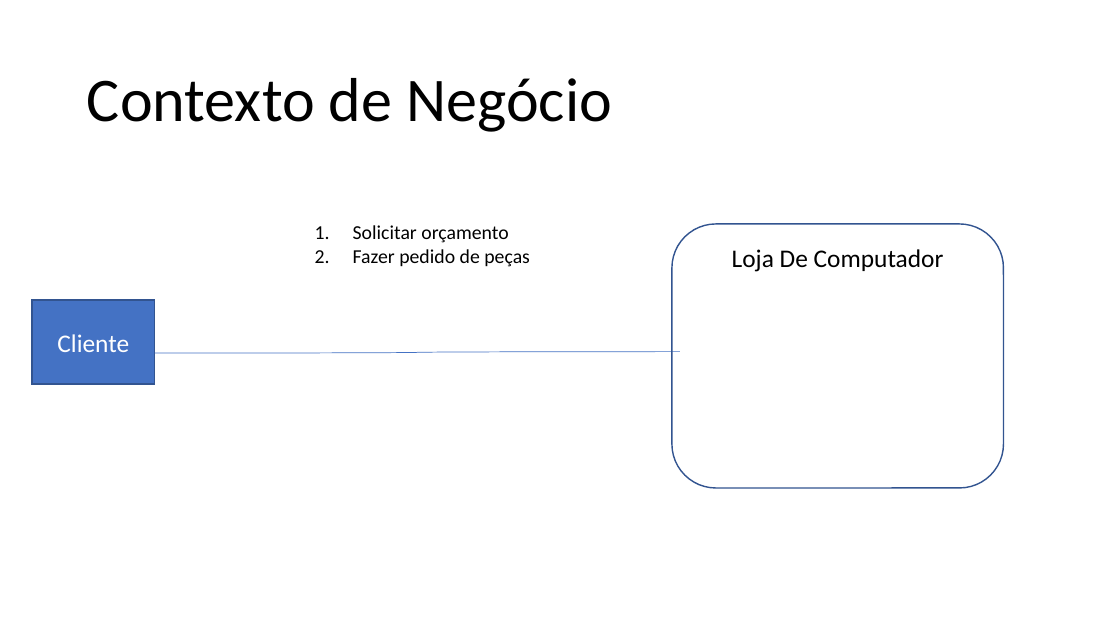
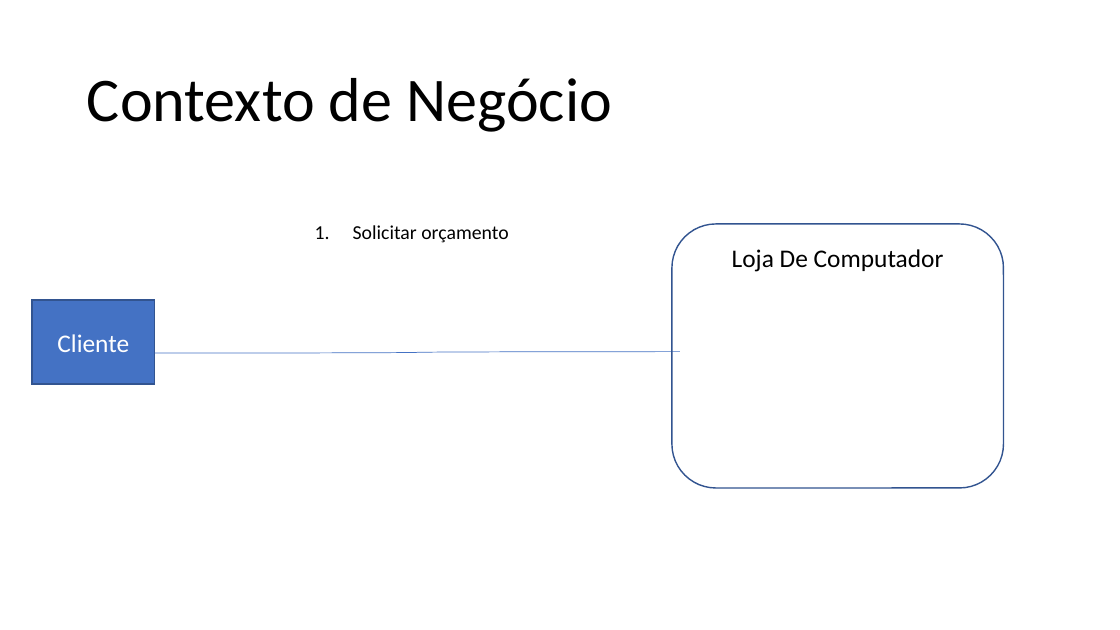
Before and after one commit to lmoraesImpacta/OPE, a slide deck: slide 1 of Artefatos/15-ArquiteturaDeNegocioParaCadaCenario.pptx. Drawn at 1120x630 pixels with LibreOffice and Linux fonts; fonts in the diff are those of the drawing. Boxes give left, top, right and bottom in pixels: in the first picture for what was removed or moved away, otherwise in the second. Text is boxed around its words. In the diff, an @@ line names an element or a change of style, - is before the commit and + after.

```diff
--- a/Artefatos/15-ArquiteturaDeNegocioParaCadaCenario.pptx
+++ b/Artefatos/15-ArquiteturaDeNegocioParaCadaCenario.pptx
@@ text at [353, 249, 530, 267]: paragraph removed @@
-2. Fazer pedido de peças
```
Also in this commit, not shown: 1 other slide changed, 1 slide removed.
